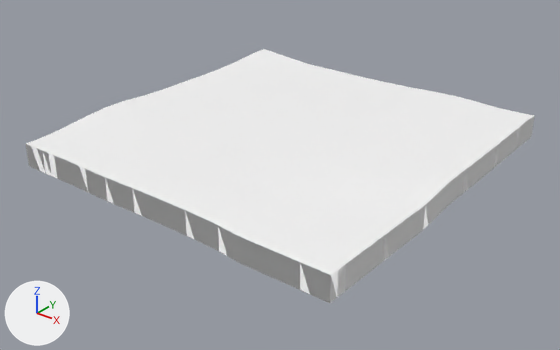
What one commit did to the glTF model public/tiles/2/-4_1.glb.
One viewpoint serves both versions: a camera (50 mm lens) standing at (-2330.0, -3139.0, 771.0) and looking at (-3576.0, -1582.0, -194.0). Lighting does not change. The marker at lower left points along +X, +Y and +Z. The picture after the commit comes second. Where no turn or scale is listed for an object, it has been applied to the vertices.

The first picture shows 't2_-4_1'.
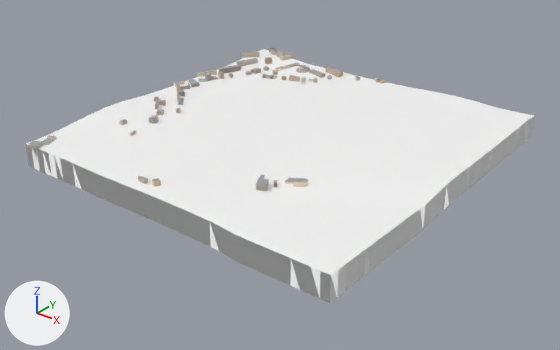
Where the newer file only moved an object's origin or applied its transform, the numbers keep the older frame.

Scene script edits in JSON lines:
```json
{"op": "add", "block": "mat_far_building", "code": ["mat_far_building = bpy.data.materials.new('far_building')", "mat_far_building.use_nodes = True; mat_far_building.node_tree.nodes.clear()", "_N = mat_far_building.node_tree.nodes; _L = mat_far_building.node_tree.links", "n0 = _N.new('ShaderNodeBsdfPrincipled'); n0.name = 'Principled BSDF'", "n0.inputs[1].default_value = 1.0  # 'Metallic'", "n0.inputs[2].default_value = 1.0  # 'Roughness'", "n1 = _N.new('ShaderNodeOutputMaterial'); n1.name = 'Material Output'", "n2 = _N.new('ShaderNodeVertexColor'); n2.name = 'Color Attribute'", "_L.new(n0.outputs[0], n1.inputs[0])  # 'BSDF' to 'Surface'", "_L.new(n2.outputs[0], n0.inputs[0])  # 'Color' to 'Base Color'"]}
{"block": "me_t2__4_1", "where": "# used by ob_t2__4_1; location = (-3584.0, -1536.0, -105.0)"}
{"op": "remove", "block": "me_t2__4_1", "code": "me_t2__4_1.from_pydata(...)  # 1841 vertices, 3520 faces; spans x -512.0..512.0, y -512.0..512.0, z -53.0..53.0"}
{"op": "add", "block": "me_t2__4_1", "code": "me_t2__4_1.from_pydata(...)  # 2515 vertices, 4381 faces; spans x -530.0..512.0, y -528.0..527.0, z -53.0..66.0"}
{"block": "me_t2__4_1", "change": "me_t2__4_1 part 1: 572 vertices added at x -530.0..10.0, y -299.0..527.0, z 26.0..66.0"}
{"block": "me_t2__4_1", "change": "me_t2__4_1 part 2: 54 vertices added at x 124.0..244.0, y -332.0..-225.0, z 22.0..40.0"}
{"block": "me_t2__4_1", "change": "me_t2__4_1 part 3: 28 vertices added at x -494.0..-452.0, y -528.0..-440.0, z 25.0..35.0"}
{"block": "me_t2__4_1", "change": "me_t2__4_1 part 4: 20 vertices added at x -96.0..-31.0, y -479.0..-456.0, z 26.0..41.0"}
{"block": "me_t2__4_1", "change": "other edits to the shape of me_t2__4_1 do not show in these pictures"}
{"op": "add", "block": "me_t2__4_1", "code": "me_t2__4_1.materials.append(mat_far_building)"}
```

What differs and where, as boxes (x1, y1, x2, y2) in the pictures (560 x 350 px):
```json
{"object": "t2_-4_1", "change": "reshaped", "before": [26, 49, 534, 303], "after": [26, 47, 534, 303]}
{"part": 1, "of": "me_t2__4_1", "change": "added", "after": [119, 47, 385, 136]}
{"part": 2, "of": "me_t2__4_1", "change": "added", "after": [256, 175, 308, 191]}
{"part": 3, "of": "me_t2__4_1", "change": "added", "after": [27, 135, 57, 150]}
{"part": 4, "of": "me_t2__4_1", "change": "added", "after": [138, 176, 161, 187]}
```
